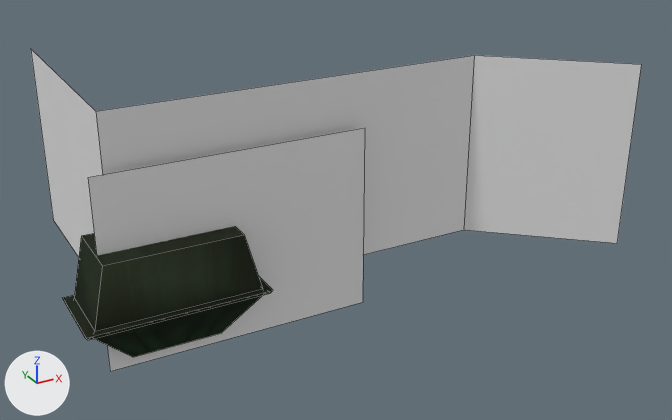
The FBX model Assets/Models/backGas.fbx as it was, and as the next commit left it.
Camera for both pictures: a 50 mm lens placed at (-4.9, -74.0, 37.0), pointed at (42.2, 11.7, -5.8). The axes (+X, +Y, +Z) are drawn at lower left. The lights are the same throughout. Mesh edges are drawn as thin lines. Vertices at the same position are counted once.

Before the edit, the objects in view are built like this:
```python
me_cube_004 = bpy.data.meshes.new('Cube.004')
me_cube_004.from_pydata(...)  # 28 vertices, 24 faces; spans x -2.17..3.08, y -1.09..2.02, z -1.18..1.19
me_cube_004.materials.append(mat_dumpster_002)  # picture img_dumpster_png
me_plane_001 = bpy.data.meshes.new('Plane.001')
me_plane_001.from_pydata(...)  # 8 vertices, 3 faces; spans x -1.0..14.2, y -4.8..1.0, z -7.2..3.1
# before: 0 (-1.0, -4.8, 0.0) at pixel (95, 111), 1 (10.5, -4.8, 0.0) at pixel (474, 55), 2 (-1.0, 1.0, 0.0), 3 (10.5, 1.0, 0.0) at pixel (463, 229), 4 (-1.0, -4.8, -7.2) at pixel (30, 48)
# before: 5 (-1.0, 1.0, -7.2) at pixel (53, 219), 6 (14.2, 1.0, 3.1) at pixel (617, 243), 7 (14.2, -4.7, 3.1) at pixel (641, 64)
me_plane_002 = bpy.data.meshes.new('Plane.002')
me_plane_002.from_pydata([(-1.46, -3.24, 0.37), (6.47, -3.24, 0.37), (-1.46, 2.42, 0.37), (6.47, 2.42, 0.37)], [], [(0, 1, 3, 2)])
ob_dumpster_1_001 = bpy.data.objects.new('dumpster 1.001', me_cube_004)
ob_dumpster_1_001.location = (18.64, 6.99, -6.02)
ob_dumpster_1_001.rotation_euler = (1.571, 0.0, -3.142)  # degrees (90, 0, -180)
ob_dumpster_1_001.scale = (-3.67, -3.67, -3.67)
ob_floor = bpy.data.objects.new('floor', me_plane_002)
ob_floor.location = (18.64, 6.99, -6.02)
ob_floor.rotation_euler = (1.571, 0.0, -3.142)  # degrees (90, 0, -180)
ob_floor.scale = (-3.67, -3.67, -3.67)
ob_walls = bpy.data.objects.new('walls', me_plane_001)
ob_walls.location = (18.64, 6.99, -6.02)
ob_walls.rotation_euler = (1.571, 0.0, -3.142)  # degrees (90, 0, -180)
ob_walls.scale = (-3.67, -3.67, -3.67)
```
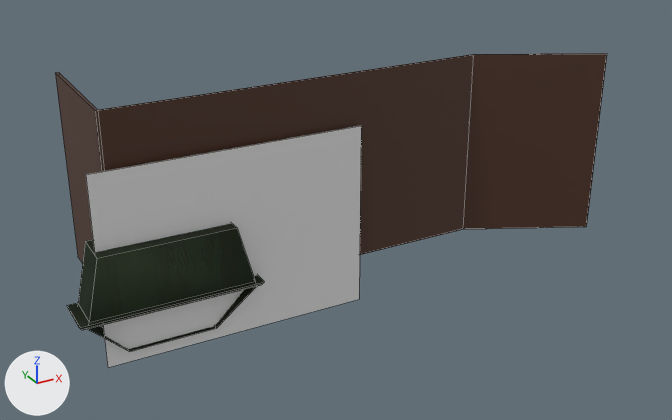
Where the change shows, as pixel boxes (x1, y1, x2, y2) in the pictures (672 x 420 px):
'walls', reshaped, moved, rescaled (9% narrower)
    before: (31, 50, 641, 257)
    after: (55, 53, 607, 264)
'floor', moved, rescaled
    before: (88, 128, 365, 371)
    after: (86, 126, 361, 367)
'dumpster 1.001', moved, rescaled (6% narrower)
    before: (63, 226, 273, 357)
    after: (67, 223, 264, 352)
part 1 of me_plane_001, added
    after: (56, 53, 607, 226)
part 2 of me_plane_001, recoloured (grey to brown)
    before: (31, 50, 641, 257)
    after: (55, 54, 607, 264)

Diff of the bpy script that builds the scene:
```diff
--- a/Assets/Models/backGas.fbx.py
+++ b/Assets/Models/backGas.fbx.py
@@ mat_material @@
+mat_material = principled_material('Material')
+mat_material.base_color = (0.0764, 0.0308, 0.0165)  # brown #4e3123
@@ me_cube_004 @@
 me_cube_004.from_pydata(...)  # 28 vertices, 24 faces; spans x -2.17..3.08, y -1.09..2.02, z -1.18..1.19
 # used by ob_dumpster_1_001; location = (18.64, 6.99, -6.02); rotation_euler = (1.571, 0.0, -3.142), in degrees (90, 0, -180); scale = (-3.67, -3.67, -3.67)
+# me_cube_004 part 3: texture (UV) coordinates of 22 of 24 faces, centred in x -2.14..3.04, y -1.08..2.01, z -1.16..1.16, changed; they spanned u 0.02..0.98, v 0.18..0.93 and now span u 0.02..0.98, v 0.03..0.97
 me_cube_004.materials.append(mat_dumpster_002)
@@ me_plane_001 @@
 # used by ob_walls; location = (18.64, 6.99, -6.02); rotation_euler = (1.571, 0.0, -3.142), in degrees (90, 0, -180); scale = (-3.67, -3.67, -3.67)
 # verts and faces of me_plane_001; kept vertices keep their numbers, new ones are numbered from 8
-me_plane_001.from_pydata(...)  # 8 vertices, 3 faces; spans x -1.0..14.2, y -4.8..1.0, z -7.2..3.1
+me_plane_001.from_pydata(...)  # 16 vertices, 14 faces; spans x -1.0..14.2, y -4.8..1.0, z -7.2..3.1
+# me_plane_001 part 1
+for new, old in zip([*range(8, 12)], [1, 3, 6, 7]): verts[new] = verts[old] + (0.0, 0.0, -0.1)
+verts[12] = (-0.9, -4.8, -0.1)  # pixel (97, 109)
+verts[13] = (-0.9, 1.0, -0.1)
+verts[14] = (-0.9, -4.8, -7.2)  # pixel (58, 72)
+verts[15] = (-0.9, 1.0, -7.2)
+faces += [(8, 12, 13, 9), (12, 14, 15, 13), (8, 9, 10, 11), (0, 12, 8, 1), (2, 3, 9, 13), (4, 5, 15, 14)]
+faces += [(2, 13, 15, 5), (0, 4, 14, 12), (1, 8, 11, 7), (3, 6, 10, 9), (6, 7, 11, 10)]
+# me_plane_001 part 2: 3 faces spanning x -1.0..14.2, y -4.8..1.0, z -7.2..3.1 switch from no material to mat_material (brown #4e3123)
@@ ob_floor @@
 ob_floor = bpy.data.objects.new('floor', me_plane_002)
-ob_floor.location = (18.64, 6.99, -6.02)
+ob_floor.location = (18.64, 7.18, -6.02)
 ob_floor.rotation_euler = (1.571, 0.0, -3.142)  # degrees (90, 0, -180)
-ob_floor.scale = (-3.67, -3.67, -3.67)
+ob_floor.scale = (-3.67, -3.67, -2.04)
@@ ob_dumpster_1_001 @@
 ob_dumpster_1_001 = bpy.data.objects.new('dumpster 1.001', me_cube_004)
-ob_dumpster_1_001.location = (18.64, 6.99, -6.02)
+ob_dumpster_1_001.location = (18.64, 7.18, -6.02)
 ob_dumpster_1_001.rotation_euler = (1.571, 0.0, -3.142)  # degrees (90, 0, -180)
-ob_dumpster_1_001.scale = (-3.67, -3.67, -3.67)
+ob_dumpster_1_001.scale = (-3.67, -3.67, -2.04)
@@ ob_walls @@
 ob_walls = bpy.data.objects.new('walls', me_plane_001)
-ob_walls.location = (18.64, 6.99, -6.02)
+ob_walls.location = (18.64, 7.18, -6.02)
 ob_walls.rotation_euler = (1.571, 0.0, -3.142)  # degrees (90, 0, -180)
-ob_walls.scale = (-3.67, -3.67, -3.67)
+ob_walls.scale = (-3.67, -3.67, -2.04)
```
